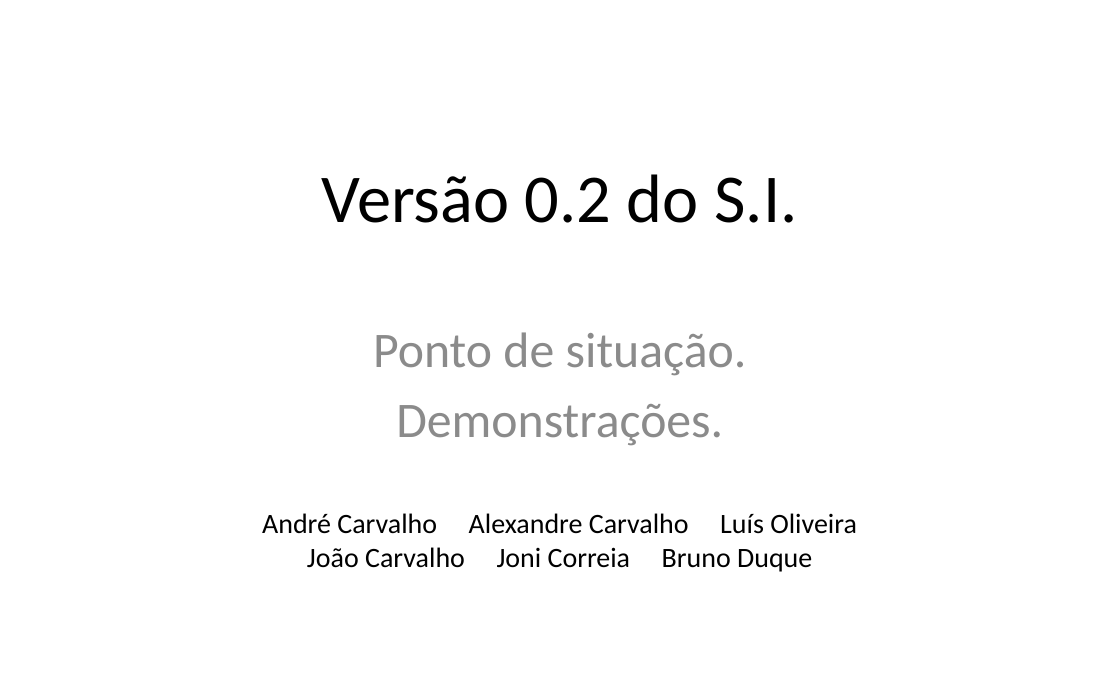
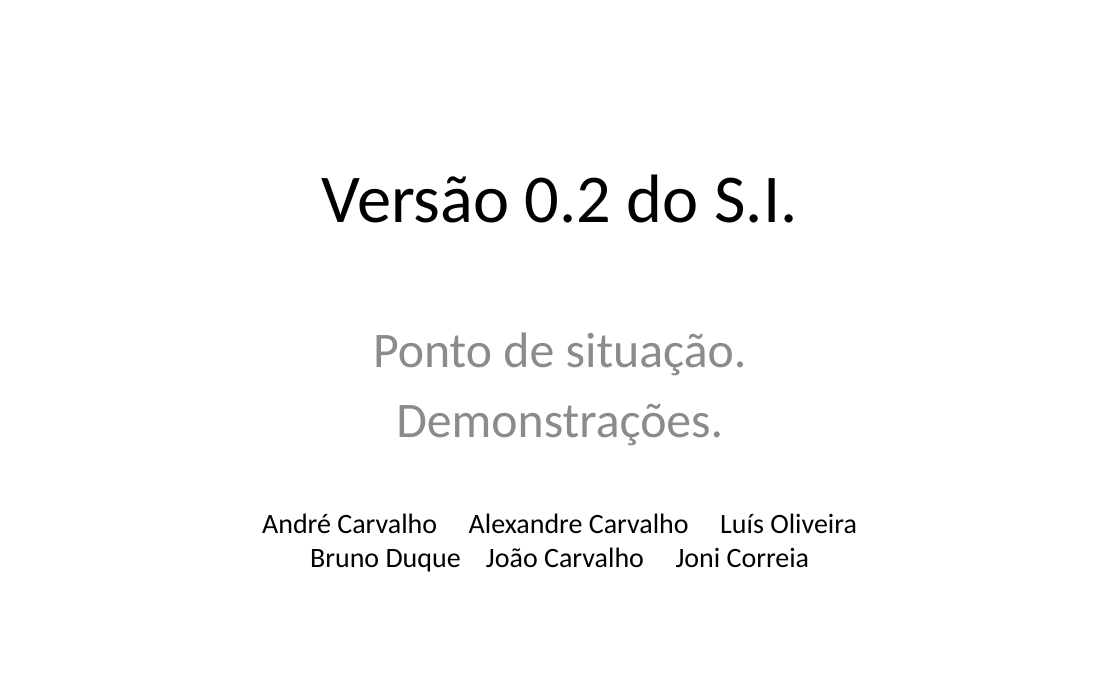
Before and after one commit to iptomar/letrinhas_si, a slide deck: slide 1 of Apresentacoes/v02.pptx. Drawn at 1120x700 pixels with LibreOffice and Linux fonts; fonts in the diff are those of the drawing. Boxes give left, top, right and bottom in pixels: in the first picture for what was removed or moved away, otherwise in the second. Text is boxed around its words. In the diff, an @@ line names an element or a change of style, - is before the commit and + after.

Commit message:
Versão final (ou quase final) da apresentação.

```diff
--- a/Apresentacoes/v02.pptx
+++ b/Apresentacoes/v02.pptx
@@ text at [310, 547, 810, 572]: text changed @@
-João Carvalho Joni Correia Bruno Duque
+Bruno Duque João Carvalho Joni Correia
```
Also in this commit, not shown: 1 other slide changed, 11 slides added.
